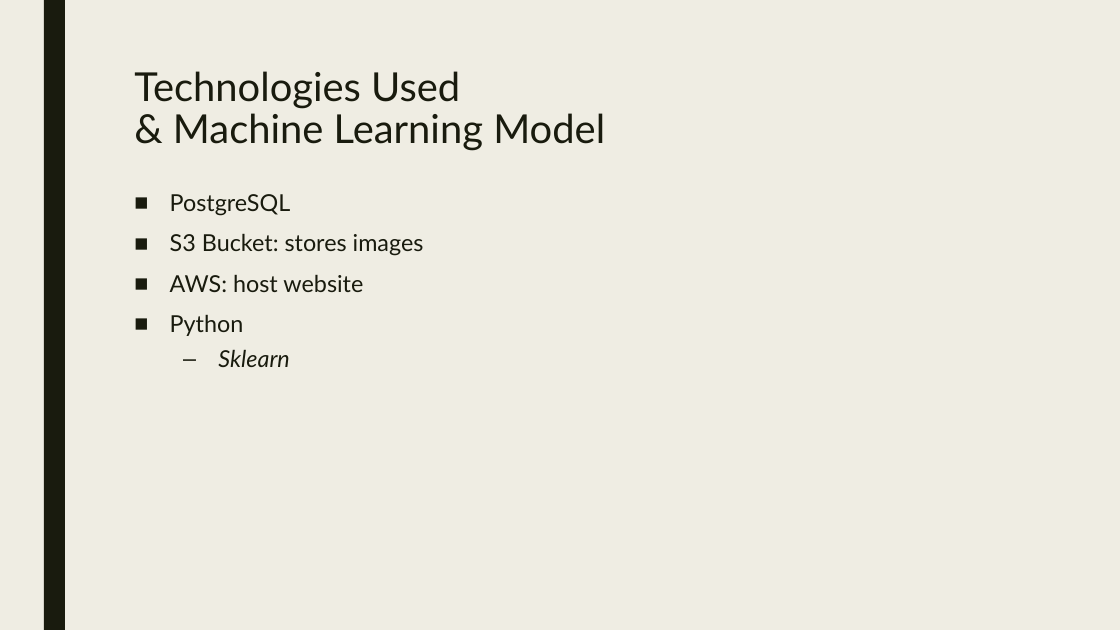
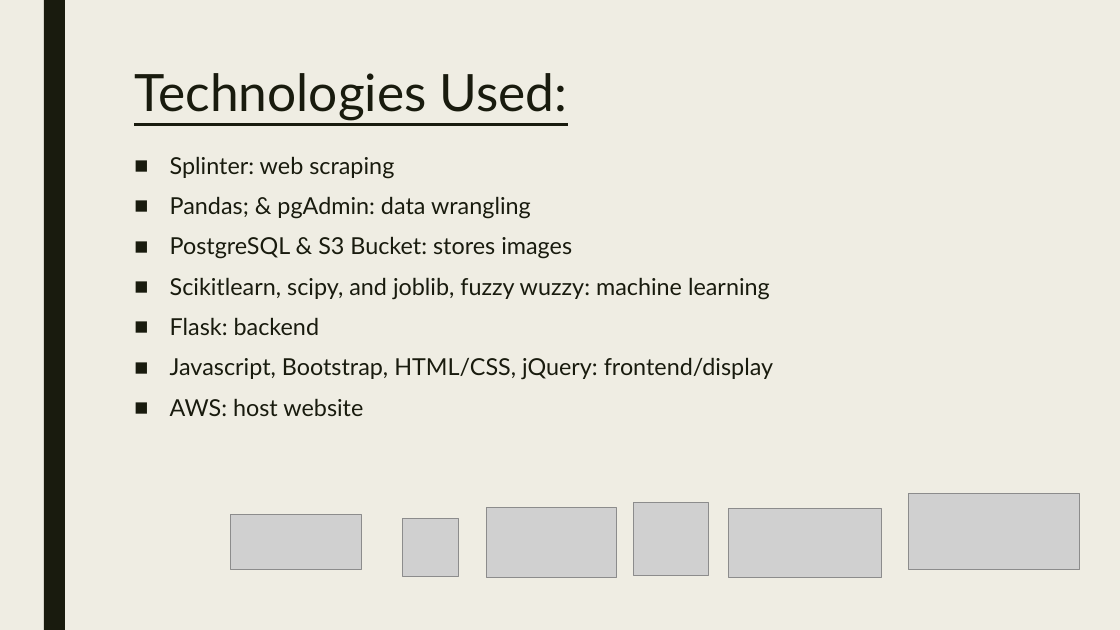
Before and after one commit to theodoremoreland/MovieIon, a slide deck: slide 3 of Movie matchmaker.pptx. Drawn at 1120x630 pixels with LibreOffice and Linux fonts; fonts in the diff are those of the drawing; grey boxes stand for pictures. Boxes give left, top, right and bottom in pixels: in the first picture for what was removed or moved away, otherwise in the second. Text is boxed around its words. In the diff, an @@ line names an element or a change of style, - is before the commit and + after.

Commit message:
Add files via upload
revised

```diff
--- a/Movie matchmaker.pptx
+++ b/Movie matchmaker.pptx
@@ title at <box>134,73,568,120</box>: text changed; size 34.2 to 44.1 pt @@
-Technologies Used
-& Machine Learning Model
+Technologies Used:
@@ text "Splinter: web scraping": place and size @@
-text "Splinter: web scraping" at <box>170,194,424,367</box>
+text "Splinter: web scraping" at <box>170,156,773,416</box>
@@ text at <box>170,156,773,380</box>: text changed @@
-■ PostgreSQL
-■ S3 Bucket: stores images
+■ Splinter: web scraping
+■ Pandas; & pgAdmin: data wrangling
+■ PostgreSQL & S3 Bucket: stores images
+■ Scikitlearn, scipy, and joblib, fuzzy wuzzy: machine learning
+■ Flask: backend
+■ Javascript, Bootstrap, HTML/CSS, jQuery: frontend/display
@@ text at <box>170,314,289,367</box>: paragraphs removed @@
-■ Python
-  – Sklearn
@@ picture added at <box>486,507,617,578</box> @@
@@ picture added at <box>634,502,708,576</box> @@
@@ picture added at <box>728,508,881,577</box> @@
@@ picture added at <box>908,493,1081,569</box> @@
@@ picture added at <box>231,514,361,570</box> @@
@@ picture added at <box>403,518,460,576</box> @@
```
Also in this commit, not shown: 1 other slide changed.
